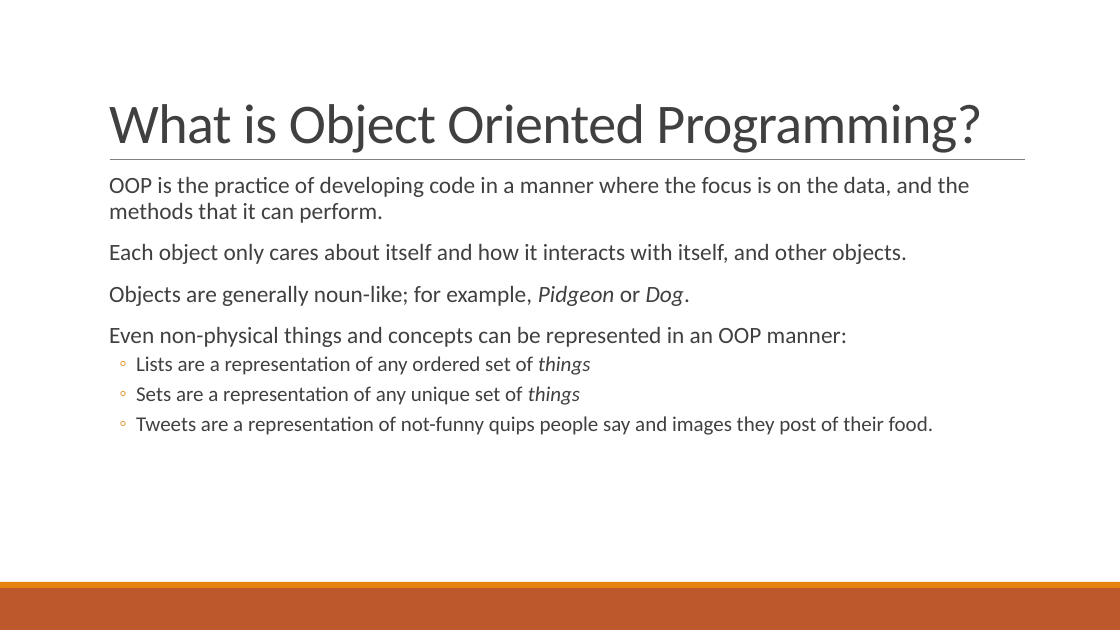
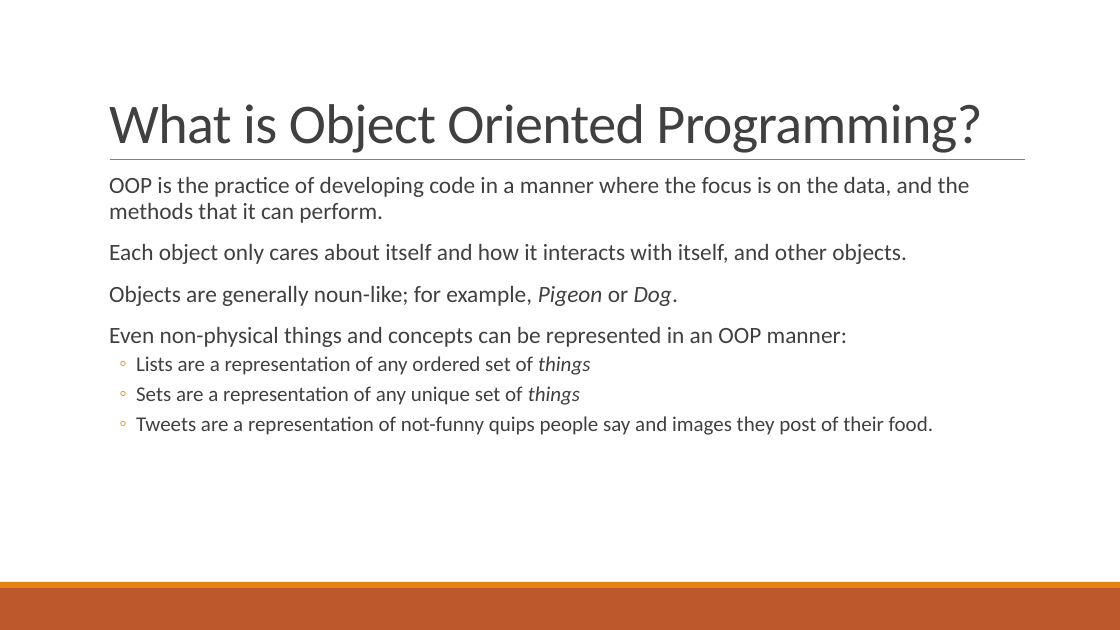
Before and after one commit to Troy-Web-Consulting/twc-training-oop-fundamentals, a slide deck: slide 4 of presentation.pptx (slide 3 before the commit). Drawn at 1120x630 pixels with LibreOffice and Linux fonts; fonts in the diff are those of the drawing. Boxes give left, top, right and bottom in pixels: in the first picture for what was removed or moved away, otherwise in the second. Text is boxed around its words. In the diff, an @@ line names an element or a change of style, - is before the commit and + after.

```diff
--- a/presentation.pptx
+++ b/presentation.pptx
@@ text at <box>109,286,678,306</box>: text changed @@
-  Objects are generally noun-like; for example, Pidgeon or Dog.
+  Objects are generally noun-like; for example, Pigeon or Dog.
```
Also in this commit, not shown: 1 other slide changed, 1 slide added, 1 other file.
